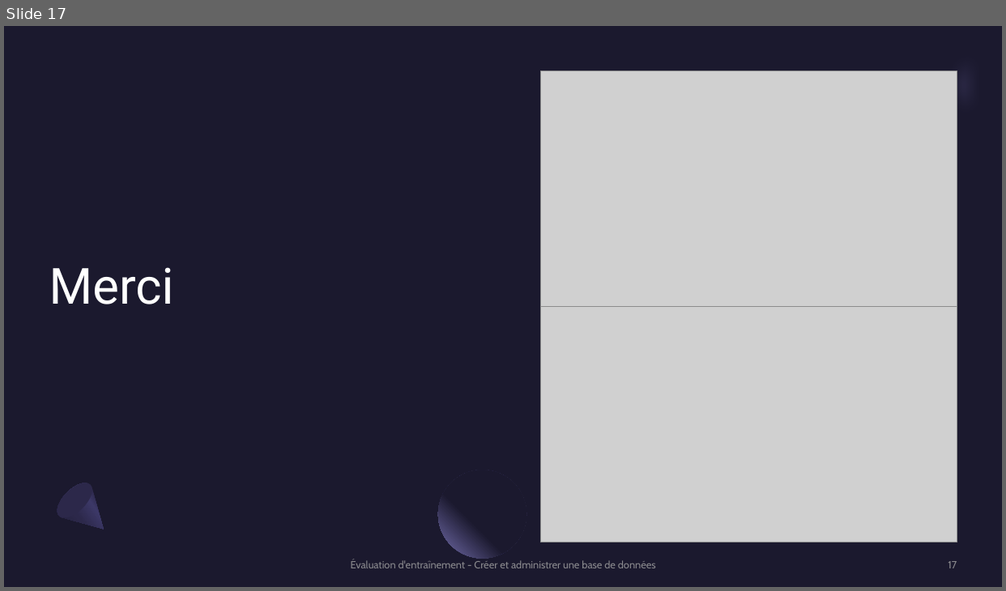
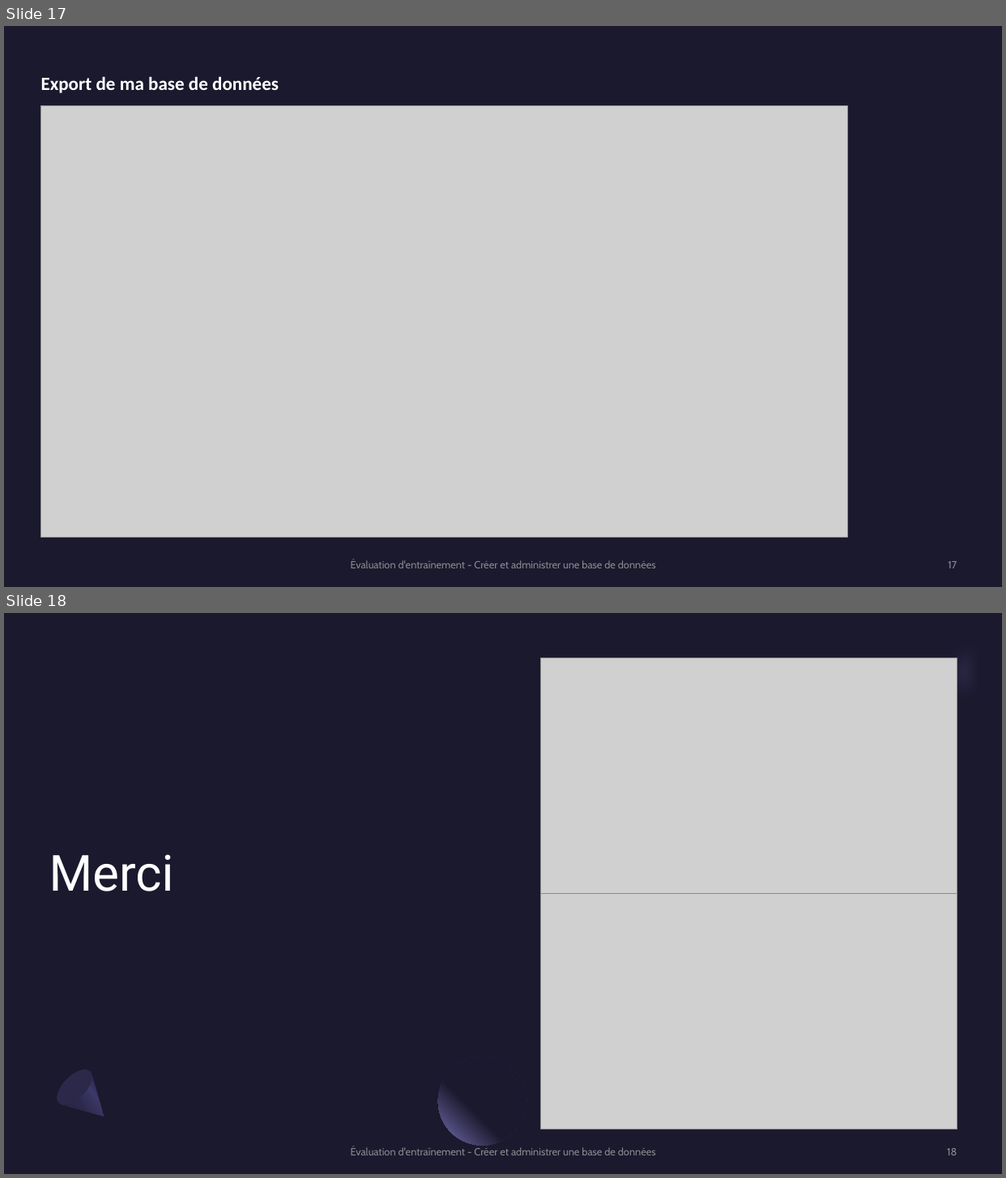
Before and after one commit to Aurelie-Dumas/evaluation_5, a slide deck: Évaluation d'entraînement - BDD.pptx. Shown one above the other, each under a label of ours: slide 17 before the commit, slides 17 and 18 after it. The pictures are 1006x591 and 1006x1178 pixels, drawn with LibreOffice and Linux fonts; fonts in the diff are those of the drawing; grey boxes stand for pictures. Boxes give left, top, right and bottom in pixels: in the first picture for what was removed or moved away, otherwise in the second. Text is boxed around its words. In the diff, an @@ line names an element or a change of style, - is before the commit and + after.

```diff
--- a/Évaluation d'entraînement - BDD.pptx
+++ b/Évaluation d'entraînement - BDD.pptx
@@ slide 17 added at (x1=4, y1=26, x2=1002, y2=587), background #1B192E @@
@@ text added at (x1=41, y1=76, x2=279, y2=93), 18 pt, text #FFFFFF, bold @@
+Export de ma base de données
@@ picture added at (x1=40, y1=105, x2=847, y2=537) @@
@@ freeform shape added at (x1=33, y1=462, x2=117, y2=546), fill #7771B2 at 20% opacity @@
@@ text added at (x1=351, y1=560, x2=656, y2=569), 10 pt, text #A6A6A6 at 80% opacity @@
+Évaluation d'entraînement - Créer et administrer une base de données
@@ page number added at (x1=948, y1=561, x2=957, y2=569), 10 pt, text #A6A6A6 at 80% opacity @@
+17
@@ what was slide 17 is now slide 18 @@
@@ page number at (x1=947, y1=1148, x2=957, y2=1156): text changed @@
-17
+18
```
Also in this commit, not shown: 1 slide changed.
